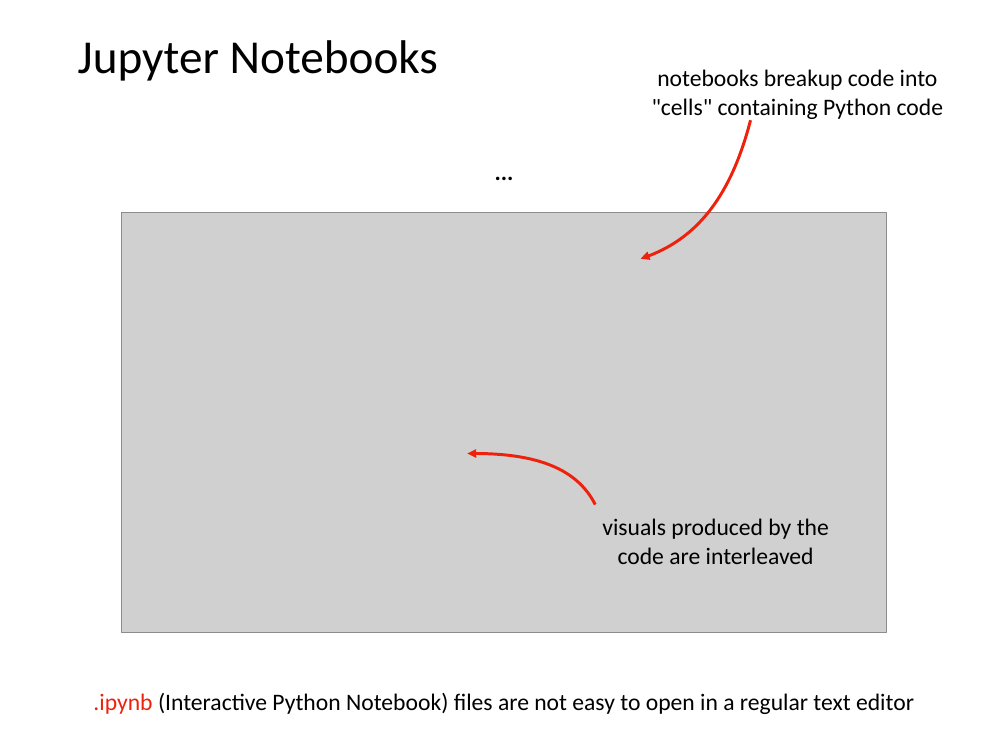
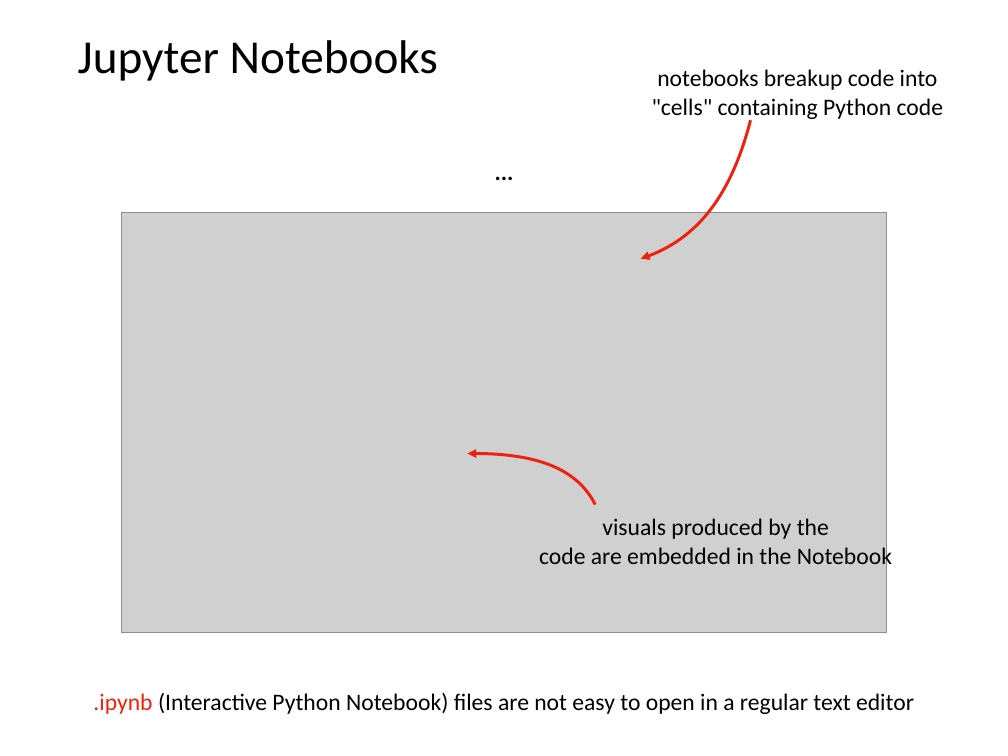
Before and after one commit to tylerharter/caraza-harter-com, a slide deck: slide 18 of tyler/meena/cs220/s22/materials/lecture_ppts/lec_03_S22.ppt. Drawn at 1008x756 pixels with LibreOffice and Linux fonts; fonts in the diff are those of the drawing; grey boxes stand for pictures. Boxes give left, top, right and bottom in pixels: in the first picture for what was removed or moved away, otherwise in the second. Text is boxed around its words. In the diff, an @@ line names an element or a change of style, - is before the commit and + after.

Commit message:
made small changes to slides 17, 18, 41

```diff
--- a/tyler/meena/cs220/s22/materials/lecture_ppts/lec_03_S22.ppt
+++ b/tyler/meena/cs220/s22/materials/lecture_ppts/lec_03_S22.ppt
@@ text "visuals produced by the": place and size @@
-text "visuals produced by the" at box(602, 518, 829, 564)
+text "visuals produced by the" at box(539, 518, 892, 571)
@@ text at box(539, 544, 892, 571): text changed @@
-code are interleaved
+code are embedded in the Notebook
```
Also in this commit, not shown: 2 other slides changed.
